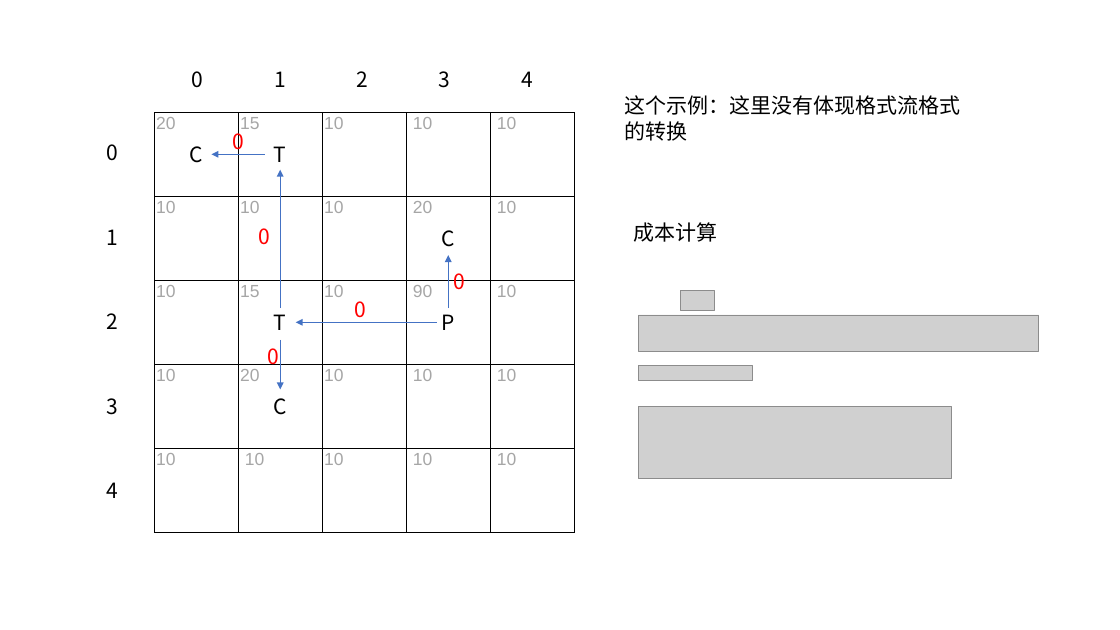
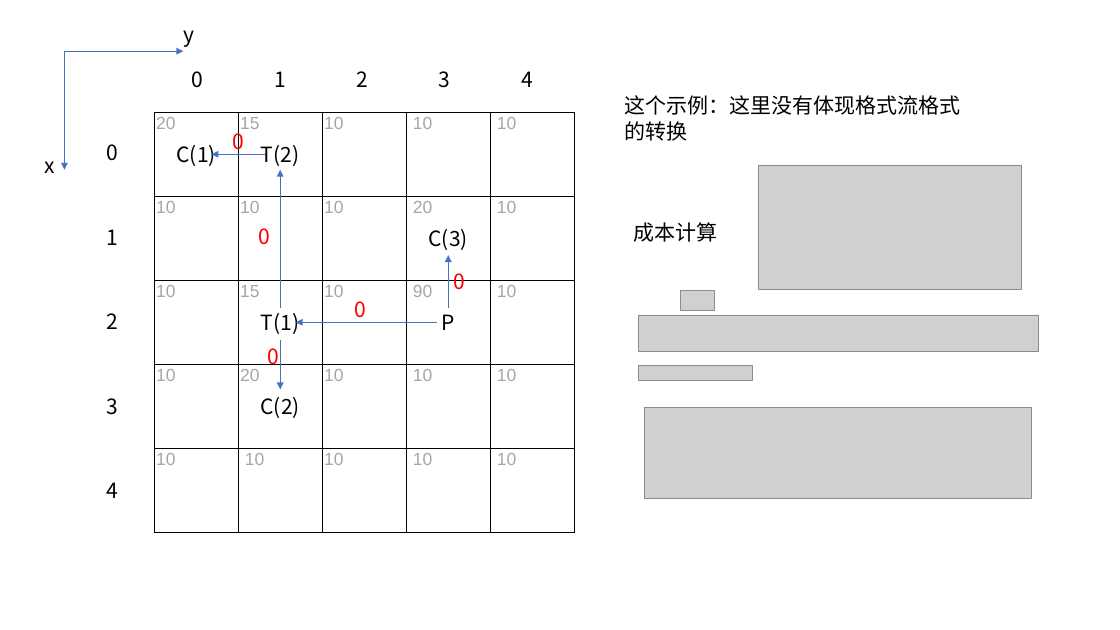
Before and after one commit to HuangDDU/hzy_algorithm, a slide deck: slide 3 of huawei/示例输入输出.pptx. Drawn at 1120x630 pixels with LibreOffice and Linux fonts; fonts in the diff are those of the drawing; grey boxes stand for pictures. Boxes give left, top, right and bottom in pixels: in the first picture for what was removed or moved away, otherwise in the second. Text is boxed around its words. In the diff, an @@ line names an element or a change of style, - is before the commit and + after.

```diff
--- a/huawei/示例输入输出.pptx
+++ b/huawei/示例输入输出.pptx
@@ group added at <box>45,30,194,173</box>: 2 arrows, 2 texts @@
+x
+y
@@ text in rectangle at <box>177,145,216,166</box>: text changed @@
-C
+C(1)
@@ text in rectangle at <box>261,145,299,166</box>: text changed @@
-T
+T(2)
@@ picture added at <box>759,165,1022,289</box> @@
@@ text in rectangle at <box>429,229,468,250</box>: text changed @@
-C
+C(3)
@@ text in rectangle at <box>261,313,299,334</box>: text changed @@
-T
+T(1)
@@ text in rectangle at <box>261,397,300,418</box>: text changed @@
-C
+C(2)
@@ picture: place and size @@
-picture at <box>639,407,951,479</box>
+picture at <box>644,408,1031,499</box>
```
Also in this commit, not shown: 6 slides added, 10 other files.
